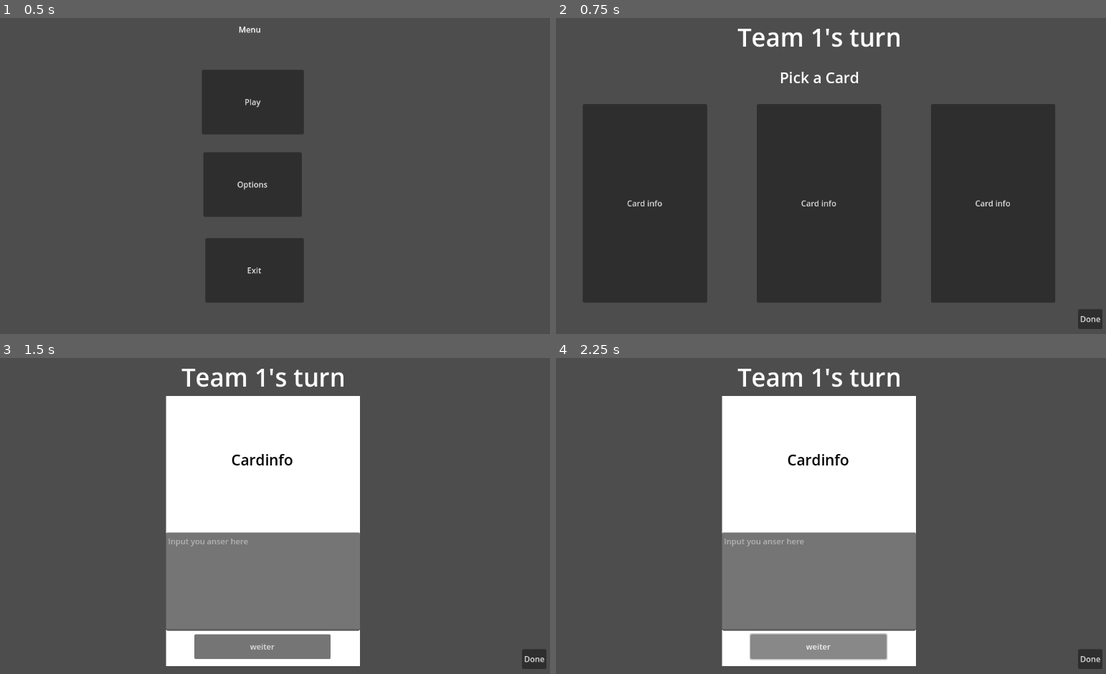
Above: before the commit, frames 1-4 (two rows, left to right).
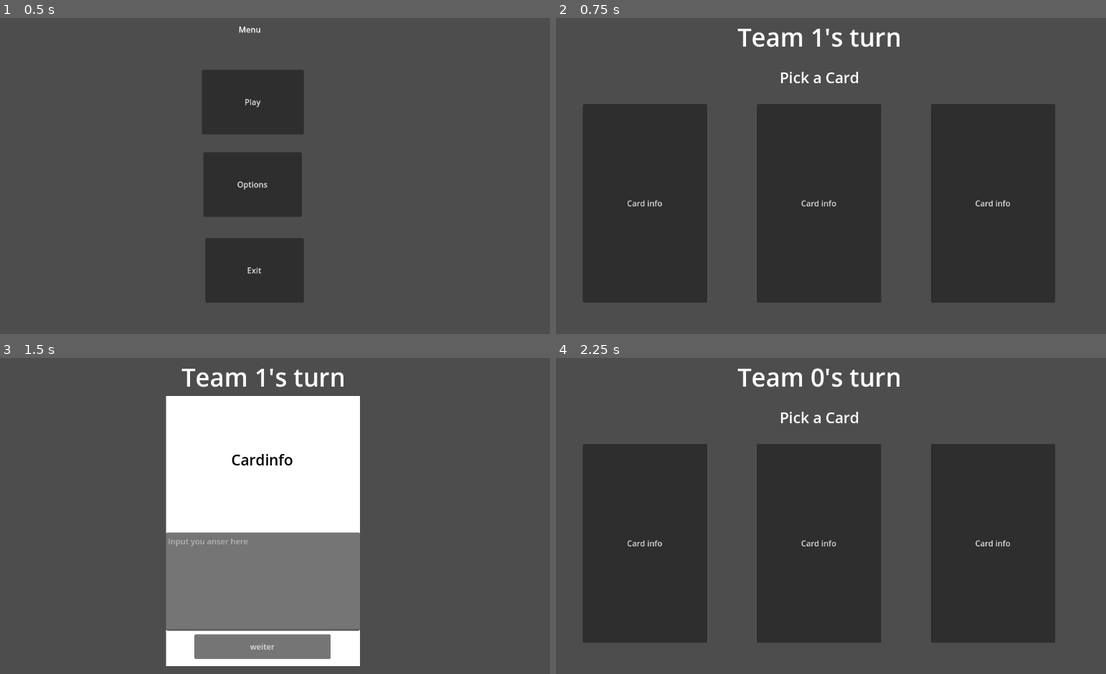
Above: after the commit, the same moments.

Repository: bastifpv/Giggle-o-Meter
Game: Godot game, scene res://scenes/menu.tscn
Two runs of this game, one before a commit and one after it. Both use one fixed random seed, a clock stepped at 60 frames per second and the inputs below.
Inputs:
- Up to frame 1 (0.5 s): no input
- Up to frame 2 (0.75 s): click "Play" at 0.5 s
- Up to frame 3 (1.5 s): click "Card info" at 1.25 s
- Up to frame 4 (2.25 s): click "weiter" at 2 s

Frame 1 is identical in both runs. In frame 2, 0.2% of the frame differs, in the area x 94-100%, y 92-99%; in frame 3, 0.2%; in frame 4, 59%, in the area x 4-100%, y 3-99%.

Commit message:
Construct the Dict and pass to array

Diff:
--- a/scenes/team_turn.tscn
+++ b/scenes/team_turn.tscn
@@ -37,13 +37,6 @@
 horizontal_alignment = 1
 vertical_alignment = 1
 
-[node name="NextButton" type="Button" parent="CanvasLayer"]
-offset_left = 1096.0
-offset_top = 598.0
-offset_right = 1145.0
-offset_bottom = 638.0
-text = "Done"
-
 [node name="SelectedCard" type="CanvasLayer" parent="CanvasLayer"]
 visible = false
 
@@ -55,6 +48,7 @@
 texture = SubResource("CanvasTexture_7cgrp")
 
 [node name="Label" type="Label" parent="CanvasLayer/SelectedCard/TextureRect"]
+layout_mode = 0
 offset_left = -1.0
 offset_right = 389.0
 offset_bottom = 257.0
@@ -63,7 +57,7 @@
 horizontal_alignment = 1
 vertical_alignment = 1
 
-[node name="TextEdit" type="TextEdit" parent="CanvasLayer/SelectedCard/TextureRect"]
+[node name="UserInputField" type="TextEdit" parent="CanvasLayer/SelectedCard/TextureRect"]
 layout_mode = 0
 offset_top = 275.0
 offset_right = 390.0
@@ -101,7 +95,6 @@
 offset_bottom = 585.0
 text = "Card info"
 
-[connection signal="pressed" from="CanvasLayer/NextButton" to="." method="_on_next_button_pressed"]
 [connection signal="pressed" from="CanvasLayer/SelectedCard/TextureRect/Button" to="." method="_on_button_confirm_round_pressed"]
 [connection signal="pressed" from="CanvasLayer/Cards/Card1" to="." method="_on_card_1_pressed"]
 [connection signal="pressed" from="CanvasLayer/Cards/Card2" to="." method="_on_card_2_pressed"]
--- a/scripts/team_turn.gd
+++ b/scripts/team_turn.gd
@@ -1,26 +1,11 @@
 extends Node2D
+
+var dict = {}
+var selectedCardID = 0
 
 func _ready():
 	#sets team numer to layout
 	$CanvasLayer/PlayerInfo.text = "Team " + str(GlobalSettings.active_team) + "'s turn"
-
-
-func _on_next_button_pressed():
-	#counts if both player have done their turn
-	print(GlobalSettings.current_round)
-	if GlobalSettings.count_both_players_turn < 1:
-		#reverse the active team
-		if GlobalSettings.active_team == 1:
-			GlobalSettings.active_team = 0
-		else:
-			GlobalSettings.active_team = 1
-
-		#call other scene
-		GlobalSettings.count_both_players_turn +=1
-		SceneSwitcher.change_scene("res://scenes/team_turn.tscn")
-	else:
-		GlobalSettings.count_both_players_turn = 0
-		SceneSwitcher.change_scene("res://scenes/battle.tscn")
 
 
 
@@ -30,23 +15,43 @@
 	$CanvasLayer/SelectedCard.visible = true
 
 func _on_card_1_pressed():
+	selectedCardID = 1
 	card_pressed()
 	print('press card 1')
 	pass # Replace with function body.
 
 
 func _on_card_2_pressed():
+	selectedCardID = 2
 	card_pressed()
 	print('press card 2')
 	pass # Replace with function body.
 
 
 func _on_card_3_pressed():
+	selectedCardID = 3
 	card_pressed()
 	print('press card 3')
 	pass # Replace with function body.
 
 
 func _on_button_confirm_round_pressed():
+	dict = {'cardID' : selectedCardID, 'userInput' : $CanvasLayer/SelectedCard/TextureRect/UserInputField.text }
 	print("call next player")
+	print(dict)
+	if GlobalSettings.count_both_players_turn < 1:
+		#reverse the active team
+		if GlobalSettings.active_team == 1:
+			GlobalSettings.list_TeamA.append(dict)
+			GlobalSettings.active_team = 0
+		else:
+			GlobalSettings.list_TeamB.append(dict)
+			GlobalSettings.active_team = 1
+
+		#call other scene
+		GlobalSettings.count_both_players_turn +=1
+		SceneSwitcher.change_scene("res://scenes/team_turn.tscn")
+	else:
+		GlobalSettings.count_both_players_turn = 0
+		SceneSwitcher.change_scene("res://scenes/battle.tscn")
 	pass # Replace with function body.
